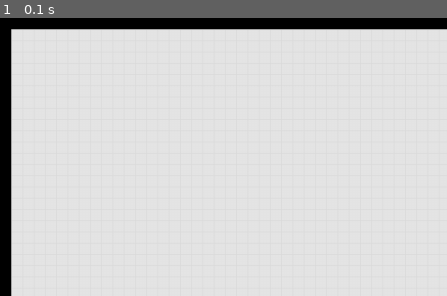
Above: before the commit, frame 1.
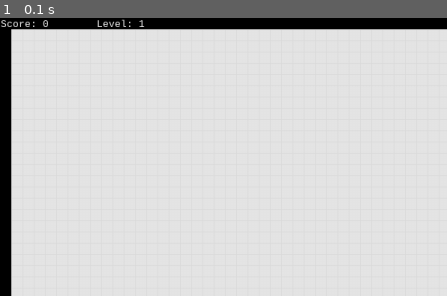
Above: after the commit, the same moment.

Repository: OthorWight/Playing-around-in-python
Game: pygame game, started from Snake Game/snake.py
Two runs of this game, one before a commit and one after it. Both use one fixed random seed, a clock stepped at 60 frames per second and the inputs below.
Inputs:
- Up to frame 1 (0.1 s): no input
The pictures show only the part of the screen within x 0-50%, y 0-50%; the shares and areas given below are measured in that part.

The runs differ from the first frame. In frame 1, 0.2% of the frame differs, in the area x 0-33%, y 0-4%.

Commit message:
added score and level text

Diff:
--- a/Snake Game/snake.py
+++ b/Snake Game/snake.py
@@ -5,7 +5,7 @@
 
 def run_game():
 
-    def move(direction,level,delay):
+    def move(direction,level,delay,score):
         snake_bodies.insert(0,[snake_head_rect.x+3, snake_head_rect.y+3, 10, 10])
         del snake_bodies[-1]
         if direction == "RIGHT":
@@ -30,13 +30,14 @@
                 print("Ate Food")
                 add_body()
                 food_location.remove(food)
+                score += 1
                 delay -= 0.01
                 if food_location == []:
                     level += 1
                     add_wall()
                     for l in range(level):
                         add_food()
-        return level, delay
+        return level, delay, score
 
     def add_wall():
         wall_direction = random.randrange(0,2,1)
@@ -98,6 +99,8 @@
     bg_color = (230,230,230)
     screen.fill(bg_color)
 
+    myfont = pg.font.SysFont("monospace", 13)
+
     #set up screen objects
     #(x, y, w, h)
     snake_head_rect = pg.Rect(600, 375, 15, 15)
@@ -111,6 +114,7 @@
     direction = "RIGHT"
     delay = 0.5
     level = 1
+    score = 0
 
     # Main Loop
     while True:
@@ -167,7 +171,9 @@
             pg.draw.rect(screen, (0, 0, 0),pg.Rect(x, y, w, h))
         if time.time() - current_time >= delay:
             current_time = time.time()
-            current_level, current_delay = move(direction, level, delay)
-            level, delay = current_level, current_delay
+            current_level, current_delay, current_score = move(direction, level, delay, score)
+            level, delay, score = current_level, current_delay, current_score
+        scoretext = myfont.render("Score: " + str(score) + "        Level: " + str(level),1,(250,250,250))
+        screen.blit(scoretext, (1,1))
 
 run_game()
